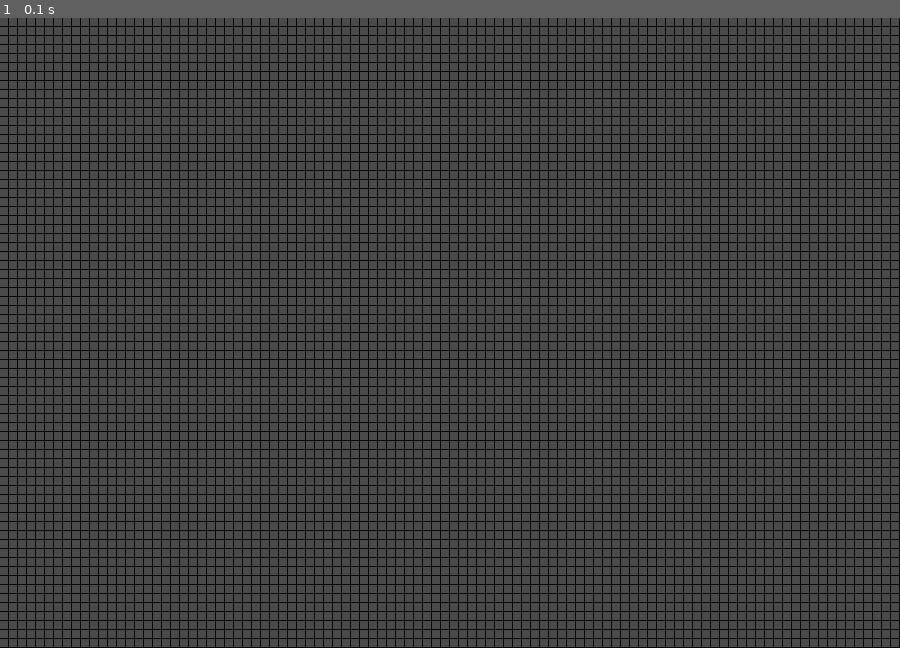
Above: before the commit, frame 1.
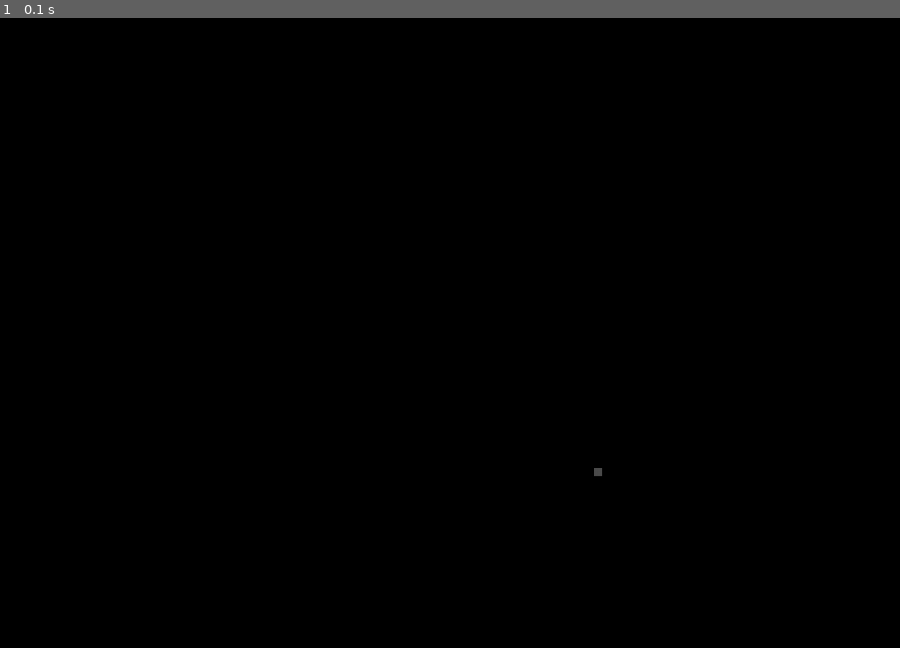
Above: after the commit, the same moment.

Repository: hsadler/learn-pygame
Game: pygame game, started from my_games/grid_trail.py
Same seed, same stepped clock (60 frames per second), same inputs: the game is played once before the commit and once after it.
Inputs:
- Up to frame 1 (0.1 s): no input

The runs differ from the first frame. In frame 1, 79% of the frame differs, in the area x 0-100%, y 0-100%.

Commit message:
more work on first grid_trail game

Diff:
--- a/my_games/grid_trail.py
+++ b/my_games/grid_trail.py
@@ -1,6 +1,7 @@
 
 
 import pygame
+import random
 import sys
 
 
@@ -12,6 +13,7 @@
 BLOCK_PX_WIDTH = 10
 BLOCK_PX_HEIGHT = 10
 BLOCK_COLOR = pygame.Color('gray30')
+BLOCK_SELECTED_COLOR = pygame.Color('green')
 BLOCK_STROKE_COLOR = pygame.Color('black')
 BLOCK_STROKE_PX_WIDTH = 1
 
@@ -57,14 +59,24 @@
 			BLOCK_STROKE_PX_WIDTH * -1
 		)
 		self.surface.fill(color=BLOCK_COLOR, rect=block_color_rect)
-	def update(self):
+	def update_init(self):
 		self.draw_color(
 			color=BLOCK_COLOR,
 			stroke_color=BLOCK_STROKE_COLOR,
 			stroke_width=BLOCK_STROKE_PX_WIDTH
 		)
-		self.parent.blit(self.surface, (self.x, self.y))
-		# super().update()
+		super().update()
+	def update_selected(self):
+		self.draw_color(
+			color=BLOCK_SELECTED_COLOR,
+			stroke_color=BLOCK_STROKE_COLOR,
+			stroke_width=BLOCK_STROKE_PX_WIDTH
+		)
+		super().update()
+	def get_is_selected(self):
+		return self.is_selected
+	def get_grid_index(self):
+		return self.grid_index
 	def inspect(self):
 		print({
 			'rect':	self.get_pos_rect(),
@@ -73,11 +85,19 @@
 
 class Grid():
 	def __init__(self, screen, width, height, block_size):
+		DIRECTION_UP = 'up'
+		DIRECTION_DOWN = 'down'
+		DIRECTION_LEFT = 'left'
+		DIRECTION_RIGHT = 'right'
 		self.width = width
 		self.height = height
 		self.block_width_px = block_size[0]
 		self.block_height_px = block_size[1]
 		self.grid = []
+		# single dimension array for easy iteration
+		self.block_list = []
+		self.updated_blocks = []
+		self.selected_block = None
 		for i in range(0, self.height):
 			row = []
 			for k in range(0, width):
@@ -88,16 +108,38 @@
 					y_pos=i * self.block_height_px,
 					grid_index=(k, i)
 				)
+				self.block_list.append(block)
 				row.append(block)
 			self.grid.append(row)
-	def update(self):
-		for row in self.grid:
-			for block in row:
-				block.update()
+	def update_init(self):
+		for block in self.block_list:
+			block.update_init()
+	def update_selected(self):
+		self.selected_block.update_selected()
+	def get_updated_rect(self):
+		return self.selected_block.get_pos_rect()
+	def select_block(self, block):
+		self.selected_block = block
+	def select_random_block(self):
+		self.selected_block = random.choice(self.block_list)
+	def get_block_at_grid_index(self, grid_index):
+		x, y = grid_index
+		block = self.grid[y][x]
+		return block
+	def get_adjacent_block_from_selected(self, direction):
+		x, y = self.selected_block.get_grid_index()
+		if direction == self.DIRECTION_UP:
+			y = y - 1
+		elif direction == self.DIRECTION_DOWN:
+			y = y + 1
+		elif direction == self.DIRECTION_LEFT:
+			x = x - 1
+		elif direction == self.DIRECTION_RIGHT:
+			x = x + 1
+		return self.get_block_at_grid_index((x, y))
 	def inspect(self):
-		for row in self.grid:
-			for block in row:
-				block.inspect()
+		for block in self.block_list:
+			block.inspect()
 
 
 def main():
@@ -126,8 +168,13 @@
 		height=GRID_HEIGHT_BLOCKS,
 		block_size=(BLOCK_PX_WIDTH, BLOCK_PX_HEIGHT)
 	)
-	# update all the blocks in the grid
-	grid.update()
+	# set random block as selected
+	grid.select_random_block()
+	# update all the blocks in the grid as initialization step
+	grid.update_init()
+
+	# initialize with entire display update
+	pygame.display.update()
 
 	# game loop
 	running = True
@@ -141,12 +188,14 @@
 				if event.key == pygame.K_ESCAPE or event.unicode == 'q':
 					running = False
 
+		# TODO: block selection logic based on user input here...
+
 		# update game objects
 		background.update()
-		grid.update()
-
-		# update display
-		pygame.display.update()
+		grid.update_selected()
+
+		# update display only highlight blocks
+		pygame.display.update(grid.get_updated_rect())
 
 
 if __name__=="__main__":
